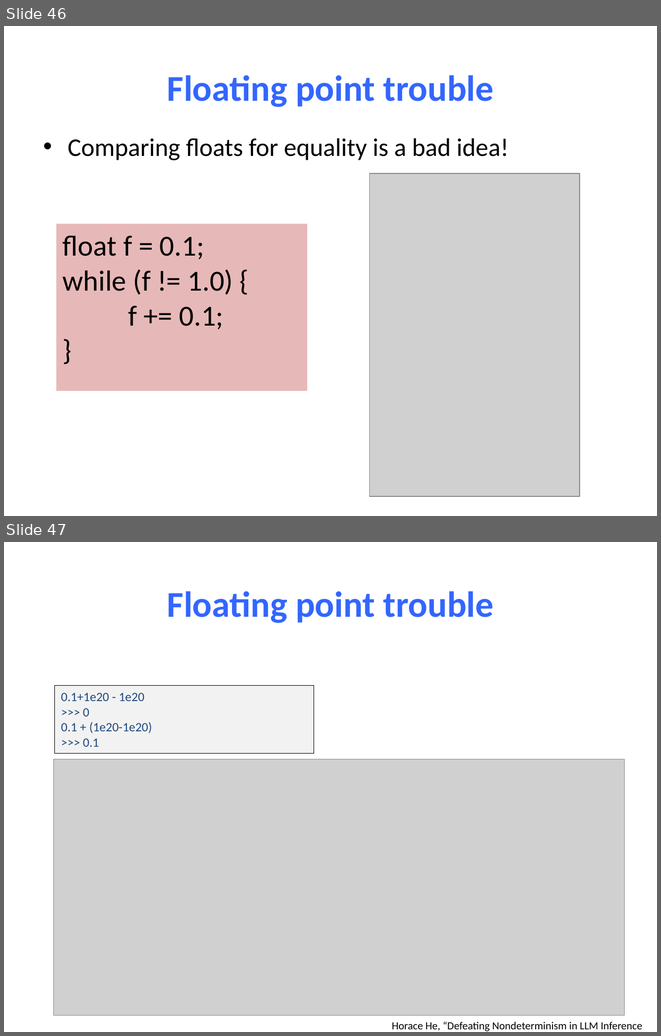
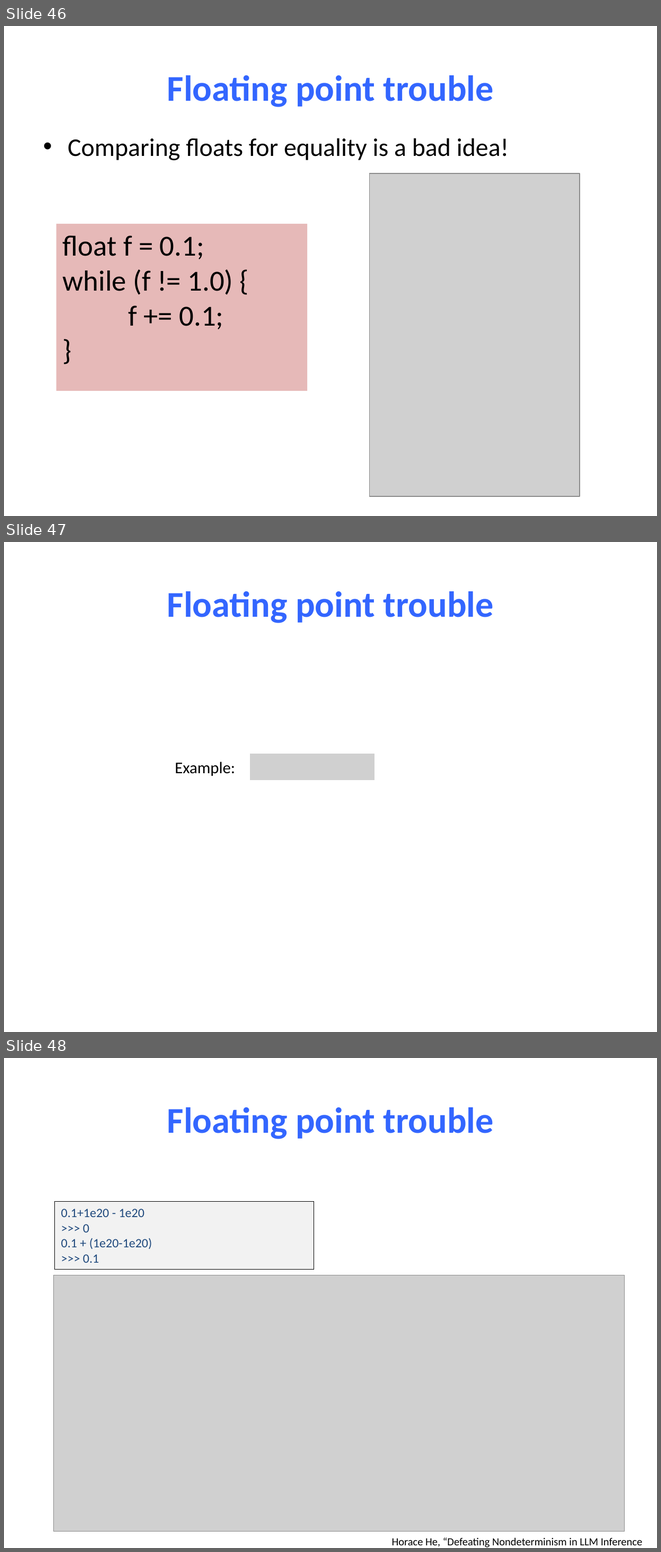
Before and after one commit to NYU-CSO/nyu-cso.github.io, a slide deck: notes/03-floats.pptx. Shown one above the other, each under a label of ours: slides 46 and 47 before the commit, slides 46, 47 and 48 after it. The pictures are 661x1036 and 661x1552 pixels, drawn with LibreOffice and Linux fonts; fonts in the diff are those of the drawing; grey boxes stand for pictures. Boxes give left, top, right and bottom in pixels: in the first picture for what was removed or moved away, otherwise in the second. Text is boxed around its words. In the diff, an @@ line names an element or a change of style, - is before the commit and + after.

```diff
--- a/notes/03-floats.pptx
+++ b/notes/03-floats.pptx
@@ slide 47 added at box(4, 542, 657, 1032), background #FFFFFF @@
@@ title added at box(167, 591, 494, 623), 40 pt, text #3366FF, bold @@
+Floating point trouble
@@ text added at box(175, 761, 235, 776), 18 pt, text #000000 @@
+Example:
@@ picture added at box(250, 753, 375, 779) @@
@@ what was slide 47 is now slide 48 @@
```
Also in this commit, not shown: 1 slide changed, 1 other file.
